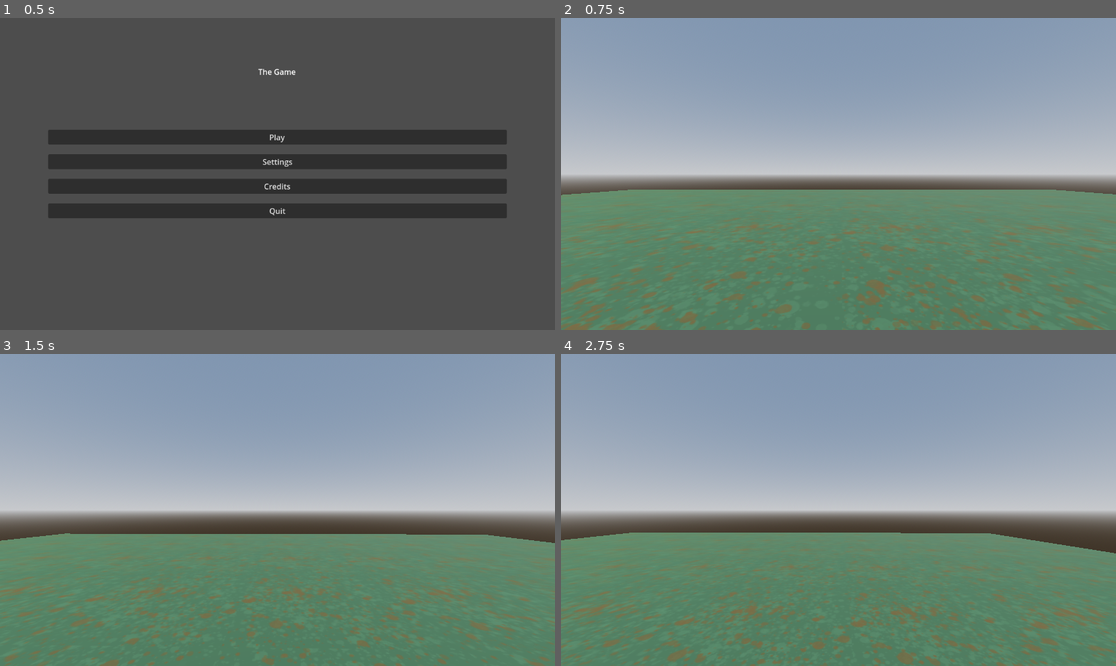
Above: before the commit, frames 1-4 (two rows, left to right).
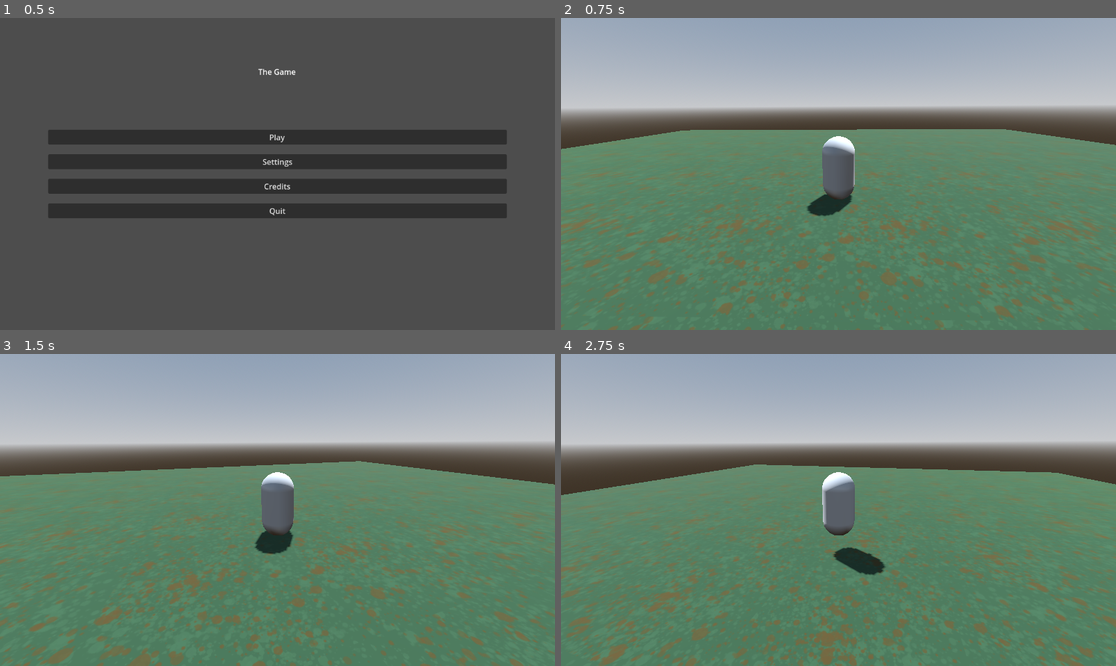
Above: after the commit, the same moments.

Repository: Zailef/GameOff2024
Game: Godot game, scene res://scenes/menus/main_menu/main_menu.tscn
Same seed, same stepped clock (60 frames per second), same inputs: the game is played once before the commit and once after it.
Inputs:
- Up to frame 1 (0.5 s): no input
- Up to frame 2 (0.75 s): click "Play" at 0.5 s
- Up to frame 3 (1.5 s): tap Enter (ui_accept) at 1.25, 1.35 s; hold Right (ui_right) from 1.28 s (still down)
- Up to frame 4 (2.75 s): tap Space (jump, bound only after the commit) at 1.52, 1.55, 1.82, 2.1, 2.27, 2.57 s; release Right (ui_right) at 2.03 s; hold Down (ui_down) from 2.03 s (still down); tap Enter (ui_accept) at 2.3 s

Frame 1 is identical in both runs. In frame 2, 51% of the frame differs, in the area x 0-100%, y 6-100%; in frame 3, 53%; in frame 4, 54%.

Commit message:
Add basic 3rd person player controller logic

Diff:
--- a/project.godot
+++ b/project.godot
@@ -14,6 +14,43 @@
 run/main_scene="res://scenes/menus/main_menu/main_menu.tscn"
 config/features=PackedStringArray("4.3", "GL Compatibility")
 
+[input]
+
+move_forward={
+"deadzone": 0.5,
+"events": [Object(InputEventKey,"resource_local_to_scene":false,"resource_name":"","device":-1,"window_id":0,"alt_pressed":false,"shift_pressed":false,"ctrl_pressed":false,"meta_pressed":false,"pressed":false,"keycode":0,"physical_keycode":87,"key_label":0,"unicode":119,"location":0,"echo":false,"script":null)
+, Object(InputEventKey,"resource_local_to_scene":false,"resource_name":"","device":-1,"window_id":0,"alt_pressed":false,"shift_pressed":false,"ctrl_pressed":false,"meta_pressed":false,"pressed":false,"keycode":0,"physical_keycode":4194320,"key_label":0,"unicode":0,"location":0,"echo":false,"script":null)
+]
+}
+move_back={
+"deadzone": 0.5,
+"events": [Object(InputEventKey,"resource_local_to_scene":false,"resource_name":"","device":-1,"window_id":0,"alt_pressed":false,"shift_pressed":false,"ctrl_pressed":false,"meta_pressed":false,"pressed":false,"keycode":0,"physical_keycode":83,"key_label":0,"unicode":115,"location":0,"echo":false,"script":null)
+, Object(InputEventKey,"resource_local_to_scene":false,"resource_name":"","device":-1,"window_id":0,"alt_pressed":false,"shift_pressed":false,"ctrl_pressed":false,"meta_pressed":false,"pressed":false,"keycode":0,"physical_keycode":4194322,"key_label":0,"unicode":0,"location":0,"echo":false,"script":null)
+]
+}
+move_left={
+"deadzone": 0.5,
+"events": [Object(InputEventKey,"resource_local_to_scene":false,"resource_name":"","device":-1,"window_id":0,"alt_pressed":false,"shift_pressed":false,"ctrl_pressed":false,"meta_pressed":false,"pressed":false,"keycode":0,"physical_keycode":65,"key_label":0,"unicode":97,"location":0,"echo":false,"script":null)
+, Object(InputEventKey,"resource_local_to_scene":false,"resource_name":"","device":-1,"window_id":0,"alt_pressed":false,"shift_pressed":false,"ctrl_pressed":false,"meta_pressed":false,"pressed":false,"keycode":0,"physical_keycode":4194319,"key_label":0,"unicode":0,"location":0,"echo":false,"script":null)
+]
+}
+move_right={
+"deadzone": 0.5,
+"events": [Object(InputEventKey,"resource_local_to_scene":false,"resource_name":"","device":-1,"window_id":0,"alt_pressed":false,"shift_pressed":false,"ctrl_pressed":false,"meta_pressed":false,"pressed":false,"keycode":0,"physical_keycode":68,"key_label":0,"unicode":100,"location":0,"echo":false,"script":null)
+, Object(InputEventKey,"resource_local_to_scene":false,"resource_name":"","device":-1,"window_id":0,"alt_pressed":false,"shift_pressed":false,"ctrl_pressed":false,"meta_pressed":false,"pressed":false,"keycode":0,"physical_keycode":4194321,"key_label":0,"unicode":0,"location":0,"echo":false,"script":null)
+]
+}
+jump={
+"deadzone": 0.5,
+"events": [Object(InputEventKey,"resource_local_to_scene":false,"resource_name":"","device":-1,"window_id":0,"alt_pressed":false,"shift_pressed":false,"ctrl_pressed":false,"meta_pressed":false,"pressed":false,"keycode":0,"physical_keycode":32,"key_label":0,"unicode":32,"location":0,"echo":false,"script":null)
+]
+}
+interact={
+"deadzone": 0.5,
+"events": [Object(InputEventKey,"resource_local_to_scene":false,"resource_name":"","device":-1,"window_id":0,"alt_pressed":false,"shift_pressed":false,"ctrl_pressed":false,"meta_pressed":false,"pressed":false,"keycode":0,"physical_keycode":69,"key_label":0,"unicode":101,"location":0,"echo":false,"script":null)
+]
+}
+
 [layer_names]
 
 3d_physics/layer_1="Terrain"
--- a/scenes/characters/player/player.gd
+++ b/scenes/characters/player/player.gd
@@ -1,22 +1,69 @@
 extends CharacterBody3D
 
-const SPEED = 5.0
-const JUMP_VELOCITY = 4.5
+@export var move_speed: float = 5.0
+@export var jump_velocity: float = 4.5
+@export var mouse_sensitivity: float = 0.001
+@export var camera_rotation_speed: float = 15.0
+@export var player_rotation_speed: float = 100.0
+@export var min_camera_yaw: float = -45
+@export var max_camera_yaw: float = 45
+
+@onready var twist_pivot: Node3D = $TwistPivot
+@onready var pitch_pivot: Node3D = $TwistPivot/PitchPivot
+
+func _ready() -> void:
+	Input.mouse_mode = Input.MOUSE_MODE_CAPTURED
+
+func _process(delta: float) -> void:
+	if Input.is_action_just_pressed("ui_cancel"):
+		Input.mouse_mode = Input.MOUSE_MODE_VISIBLE
 
 func _physics_process(delta: float) -> void:
+	handle_movement(delta)
+	handle_camera_rotation(delta)
+	move_and_slide()
+
+func handle_movement(delta: float) -> void:
 	if not is_on_floor():
 		velocity += get_gravity() * delta
 
-	if Input.is_action_just_pressed("ui_accept") and is_on_floor():
-		velocity.y = JUMP_VELOCITY
+	if Input.is_action_just_pressed("jump") and is_on_floor():
+		velocity.y = jump_velocity
 
-	var input_dir := Input.get_vector("ui_left", "ui_right", "ui_up", "ui_down")
-	var direction := (transform.basis * Vector3(input_dir.x, 0, input_dir.y)).normalized()
+	var input_dir := Input.get_vector("move_left", "move_right", "move_forward", "move_back")
+	var direction := (transform.basis * Vector3(0, 0, input_dir.y)).normalized() # Only consider forward/backward movement
+
 	if direction:
-		velocity.x = direction.x * SPEED
-		velocity.z = direction.z * SPEED
+		velocity.x = direction.x * move_speed
+		velocity.z = direction.z * move_speed
 	else:
-		velocity.x = move_toward(velocity.x, 0, SPEED)
-		velocity.z = move_toward(velocity.z, 0, SPEED)
+		velocity.x = move_toward(velocity.x, 0, move_speed)
+		velocity.z = move_toward(velocity.z, 0, move_speed)
 
-	move_and_slide()
+	# Handle rotation based on left/right input
+	print(input_dir.x)
+	if input_dir.x != 0:
+		var rotation_amount = input_dir.x * player_rotation_speed * delta
+		rotate_y(deg_to_rad(-rotation_amount))
+
+func handle_camera_rotation(delta: float) -> void:
+	var mouse_motion = Input.get_last_mouse_velocity()
+
+	# Calculate the target rotations
+	var target_yaw = twist_pivot.rotation.y + deg_to_rad(-mouse_motion.x * mouse_sensitivity)
+	var target_pitch = pitch_pivot.rotation.x + deg_to_rad(-mouse_motion.y * mouse_sensitivity) # Invert the y-axis
+
+	# Check if the player is moving
+	var input_dir = Input.get_vector("move_left", "move_right", "move_forward", "move_back")
+	var is_moving = input_dir.length() > 0
+
+	# Clamp the yaw if the player is moving
+	if is_moving:
+		target_yaw = clamp(target_yaw, deg_to_rad(min_camera_yaw), deg_to_rad(max_camera_yaw))
+
+	# Interpolate towards the target rotations
+	twist_pivot.rotation.y = lerp(twist_pivot.rotation.y, target_yaw, camera_rotation_speed * delta)
+
+	# Clamp the pitch and interpolate
+	target_pitch = clamp(target_pitch, deg_to_rad(-45), deg_to_rad(45))
+	pitch_pivot.rotation.x = lerp(pitch_pivot.rotation.x, target_pitch, camera_rotation_speed * delta)
--- a/scenes/characters/player/player.tscn
+++ b/scenes/characters/player/player.tscn
@@ -8,6 +8,8 @@
 
 [sub_resource type="BoxMesh" id="BoxMesh_dm2wh"]
 size = Vector3(0.5, 0.1, 0.1)
+
+[sub_resource type="BoxShape3D" id="BoxShape3D_kld1g"]
 
 [node name="Player" type="CharacterBody3D"]
 transform = Transform3D(0.999848, 0, 0.0174524, 0, 1, 0, -0.0174524, 0, 0.999848, 0, 1, 0)
@@ -24,5 +26,14 @@
 transform = Transform3D(1, 0, 0, 0, 1, 0, 0, 0, 1, 0.00857135, 0.484499, -0.491052)
 mesh = SubResource("BoxMesh_dm2wh")
 
-[node name="Camera3D" type="Camera3D" parent="."]
-transform = Transform3D(1, 0, 0, 0, 1, 0, 0, 0, 1, 0.0105028, 0.540215, -0.601705)
+[node name="TwistPivot" type="Node3D" parent="."]
+
+[node name="PitchPivot" type="Node3D" parent="TwistPivot"]
+
+[node name="SpringArm3D" type="SpringArm3D" parent="TwistPivot/PitchPivot"]
+transform = Transform3D(1, 0, 0, 0, 1, 0, 0, 0, 1, 0, 1.96475, 0)
+shape = SubResource("BoxShape3D_kld1g")
+spring_length = 6.0
+
+[node name="ThridPersonCamera3D" type="Camera3D" parent="TwistPivot/PitchPivot/SpringArm3D"]
+transform = Transform3D(0.999982, 0.00585071, 0.00100975, -0.00585071, 0.942133, 0.335187, 0.00100976, -0.335187, 0.942151, 0, 0, 0)
Not shown: 1 places in scenes/characters/player/player.tscn that only renumber resources
